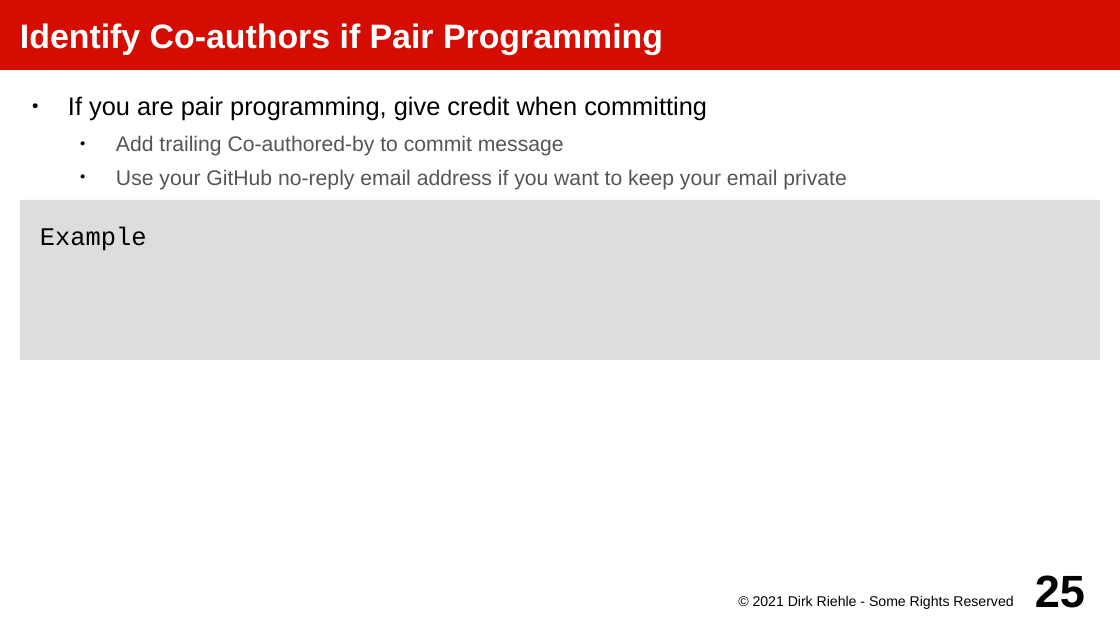
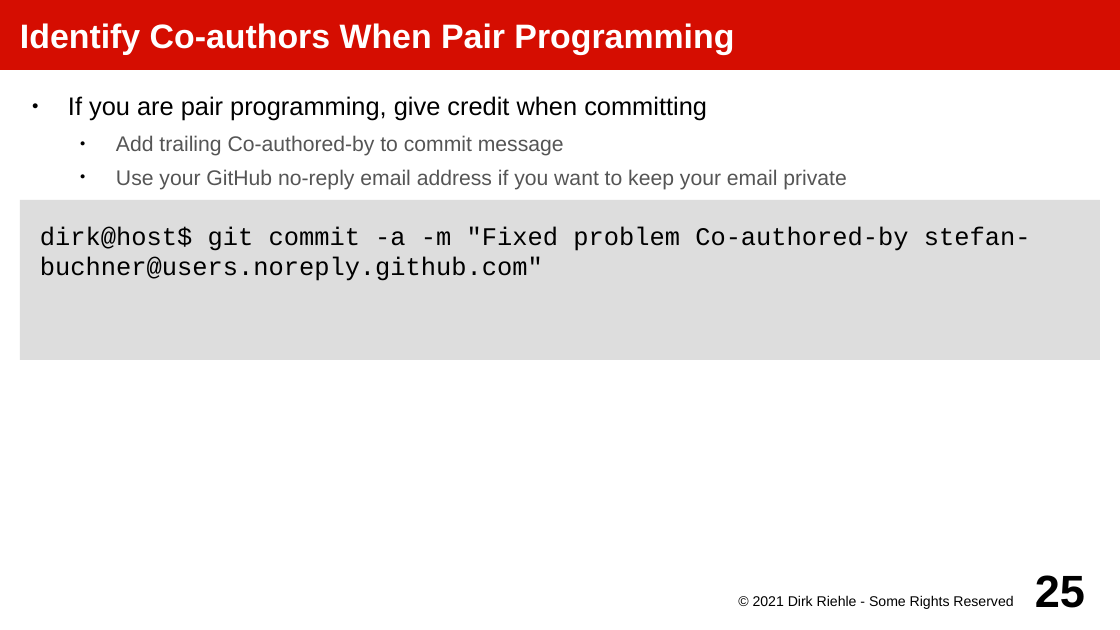
Before and after one commit to dirkriehle/amos-course, a slide deck: slide 25 of Lecture slides/AMOS A02 - Project Setup.odp. Drawn at 1120x630 pixels with LibreOffice and Linux fonts; fonts in the diff are those of the drawing. Boxes give left, top, right and bottom in pixels: in the first picture for what was removed or moved away, otherwise in the second. Text is boxed around its words. In the diff, an @@ line names an element or a change of style, - is before the commit and + after.

Commit message:
Added commit information Co-authored-by stefan-buchner@users.noreply.github.com

```diff
--- a/Lecture slides/AMOS A02 - Project Setup.odp
+++ b/Lecture slides/AMOS A02 - Project Setup.odp
@@ title at box(20, 23, 734, 55): text changed @@
-Identify Co-authors if Pair Programming
+Identify Co-authors When Pair Programming
@@ text in rectangle at box(40, 226, 1031, 281): text changed @@
-Example
+dirk@host$ git commit -a -m "Fixed problem Co-authored-by stefan-buchner@users.noreply.github.com"
```
Also in this commit, not shown: 1 other slide changed, 1 other file.
